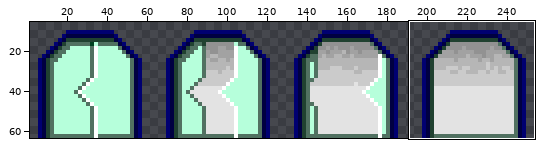
A sprite sheet gets an edit: assets/door.png. Above, an overview of the earlier version with the close-up marked.
Close-up. As it was:
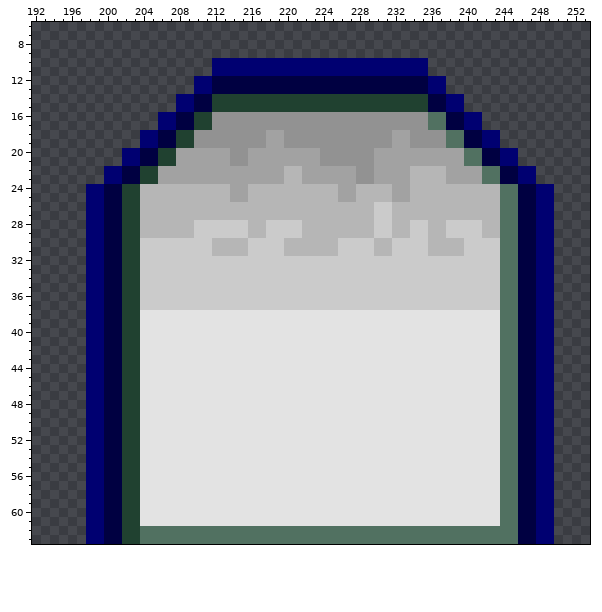
The file is 256x64 pixels. Shown: x 192..253, y 6..63. The old version is drawn lined up with the new one. The wide view leaves out empty margins. The commit also changed other parts of the picture, which this record leaves out.
Once edited:
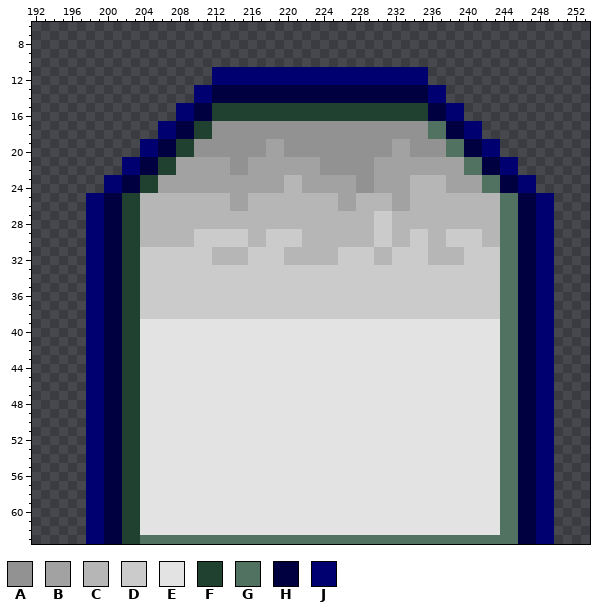
Palette (. is transparent): A #929292  B #a2a2a2  C #b6b6b6  D #cbcbcb  E #e3e3e3  F #204130  G #517161  H #000041  J #000071
Edits made:
drawings rearranged on the sheet (the old picture shows each at its new place)
Colour B becomes colour A in row 18 at x 218 to 219 and 232 to 233; in row 20 at x 210 to 213, 216 to 217, 220 to 223, 230 to 231 and 234 to 237; in row 22 at x 214 to 215 and 224 to 227.
Colour C becomes colour A in row 24 at x 228 to 229.
Colour C becomes colour B in row 22 at x 220 to 221 and 234 to 237; in row 24 at x 206 to 213, 216 to 219, 222 to 225, 230 to 231 and 238 to 241; in row 26 at x 214 to 215, 226 to 227 and 232 to 233.
Colour D becomes colour C in row 26 at x 230 to 231; in row 28 at x 210 to 215, 218 to 221, 234 to 235 and 238 to 241; in row 30 at x 204 to 209, 216 to 217, 226 to 229, 232 to 233 and 242 to 243; in row 32 at x 212 to 215, 220 to 225, 230 to 231 and 236 to 239.
Colour C becomes colour D in row 30 at x 212 to 215, 220 to 221, 230 to 231 and 238 to 239.
Colour E becomes colour D in row 38 at x 204 to 243.
Colour G becomes colour E in row 62 at x 204 to 243.
Colour A becomes colour F in row 16 at x 212 to 235; in row 18 at x 210 to 211.
Colour B becomes colour F in row 20 at x 208 to 209; in row 22 at x 206 to 207.
Colour C becomes colour F in row 24 at x 204 to 205.
Colour A becomes colour G in row 18 at x 236 to 237.
Colour B becomes colour G in row 20 at x 238 to 239; in row 22 at x 240 to 241.
Colour C becomes colour G in row 24 at x 242 to 243.
Colour F becomes colour H in row 14 at x 212 to 235; in row 16 at x 210 to 211; in row 18 at x 208 to 209; in row 20 at x 206 to 207; in row 22 at x 204 to 205; in row 24 at x 202 to 203.
Colour G becomes colour H in row 16 at x 236 to 237; in row 18 at x 238 to 239; in row 20 at x 240 to 241; in row 22 at x 242 to 243; in row 24 at x 244 to 245.
Colour H becomes colour J in row 12 at x 212 to 235; in row 14 at x 210 to 211 and 236 to 237; in row 16 at x 208 to 209 and 238 to 239; in row 18 at x 206 to 207 and 240 to 241; in row 20 at x 204 to 205 and 242 to 243; in row 22 at x 202 to 203 and 244 to 245.
Colour H becomes colour J in row 24 at x 200 to 201 and 246 to 247.
The edit erases colour J in row 10 at x 212 to 235; in row 12 at x 210 to 211 and 236 to 237; in row 14 at x 208 to 209 and 238 to 239; in row 16 at x 206 to 207 and 240 to 241; in row 18 at x 204 to 205 and 242 to 243; in row 20 at x 202 to 203 and 244 to 245.
The edit erases colour J in row 22 at x 200 to 201 and 246 to 247; in row 24 at x 198 to 199 and 248 to 249.
